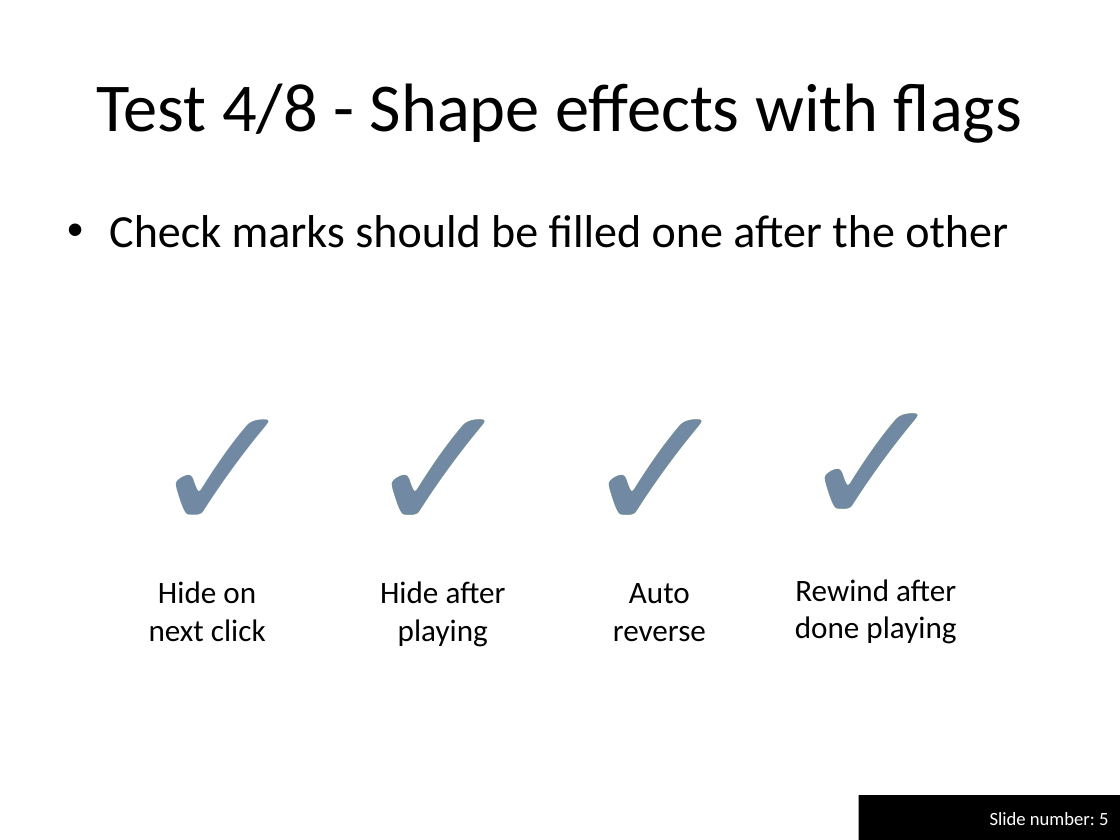
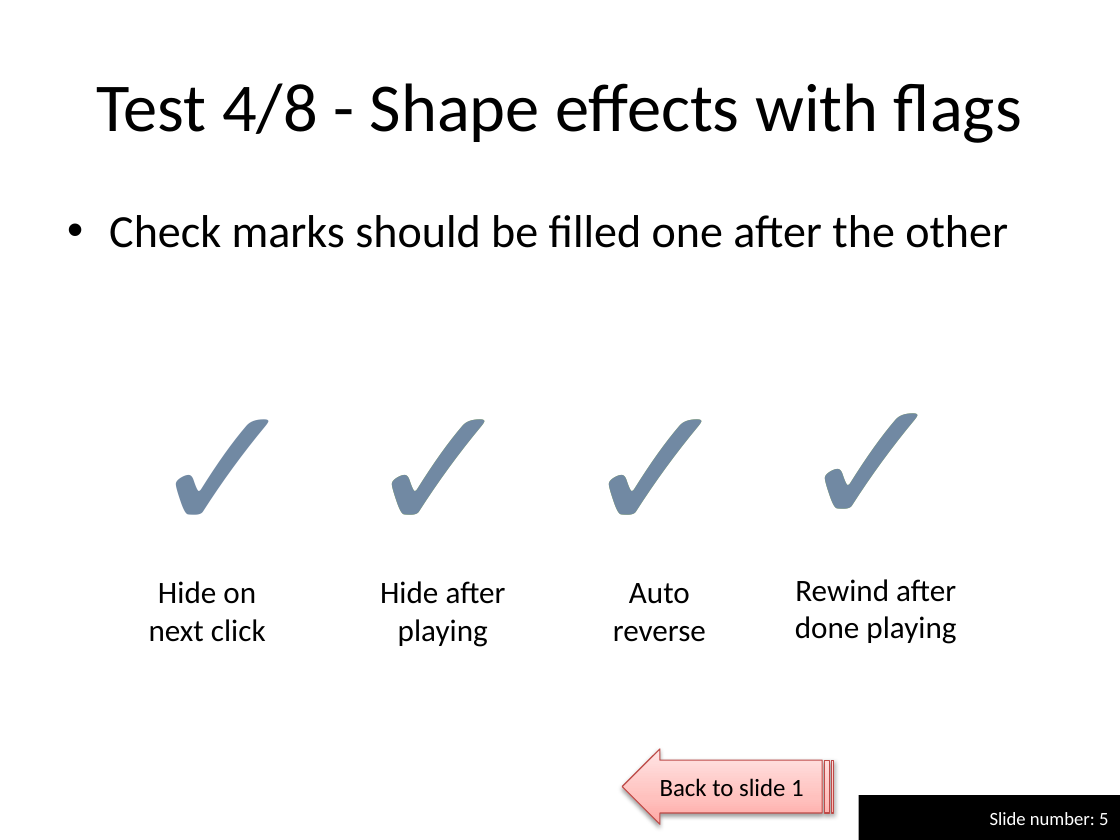
Before and after one commit to maxonthegit/PPspliT, a slide deck: slide 5 of src/PPT12+/PPspliT.pptm. Drawn at 1120x840 pixels with LibreOffice and Linux fonts; fonts in the diff are those of the drawing. Boxes give left, top, right and bottom in pixels: in the first picture for what was removed or moved away, otherwise in the second. Text is boxed around its words. In the diff, an @@ line names an element or a change of style, - is before the commit and + after.

```diff
--- a/src/PPT12+/PPspliT.pptm
+++ b/src/PPT12+/PPspliT.pptm
@@ striped right arrow added at bbox=[623, 749, 834, 824], fill gradient #FFA6A5 to #FFC0BF to #FFE7E7, outline #BF4C48 0.75 pt, 16 pt, text #000000 @@
+Back to slide 1
```
Also in this commit, not shown: 11 other slides changed, 1 other file.
